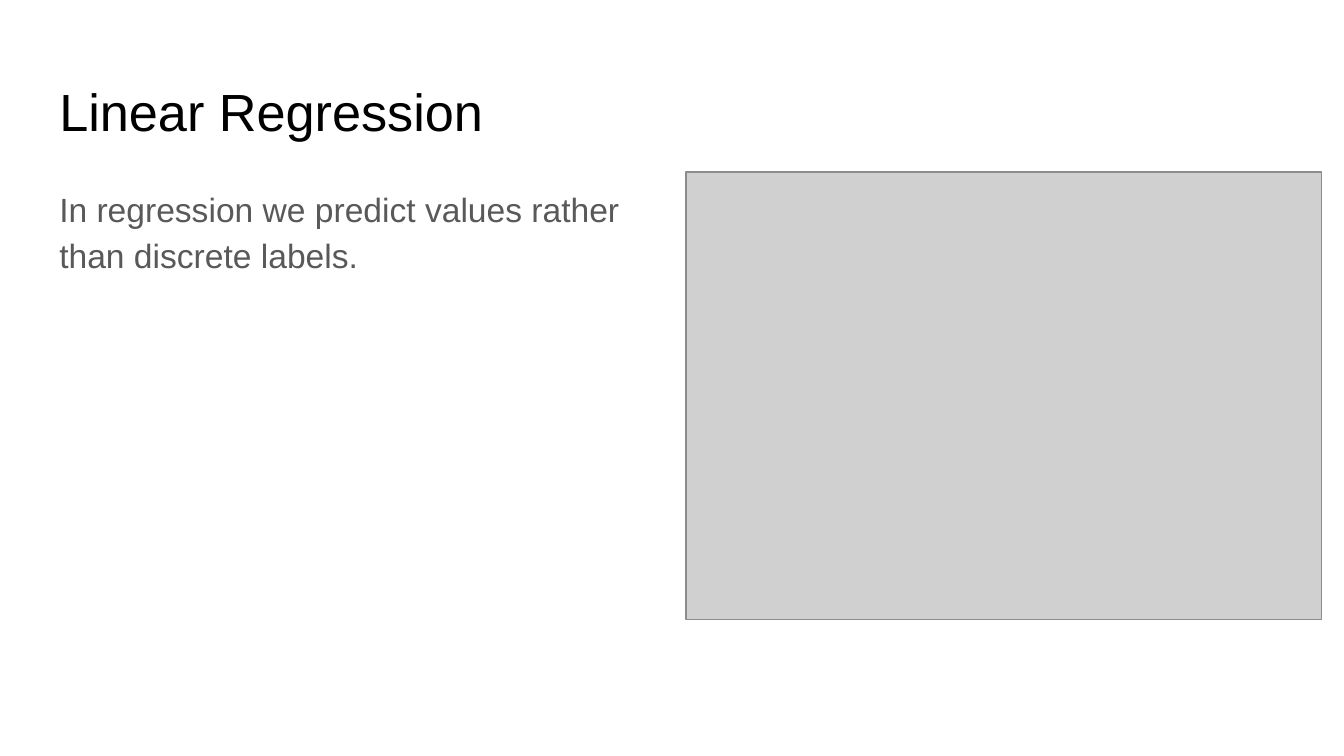
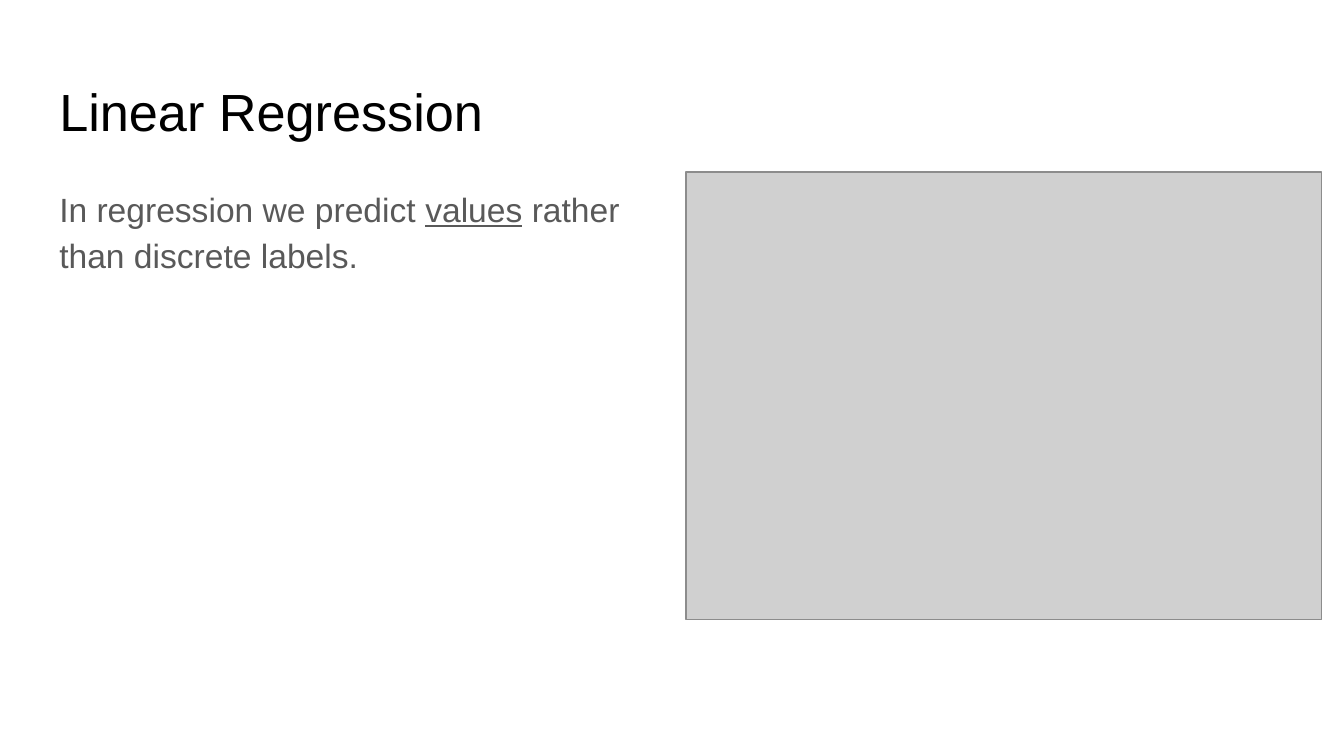
Before and after one commit to lutzhamel/CSC310, a slide deck: slide 1 of 16-regression.pptx. Drawn at 1344x756 pixels with LibreOffice and Linux fonts; fonts in the diff are those of the drawing; grey boxes stand for pictures. Boxes give left, top, right and bottom in pixels: in the first picture for what was removed or moved away, otherwise in the second. Text is boxed around its words. In the diff, an @@ line names an element or a change of style, - is before the commit and + after.

```diff
--- a/16-regression.pptx
+++ b/16-regression.pptx
@@ text "In regression we predict values ..." at (59,197,620,269): underline on in "values" @@
```
Also in this commit, not shown: 11 other files.
